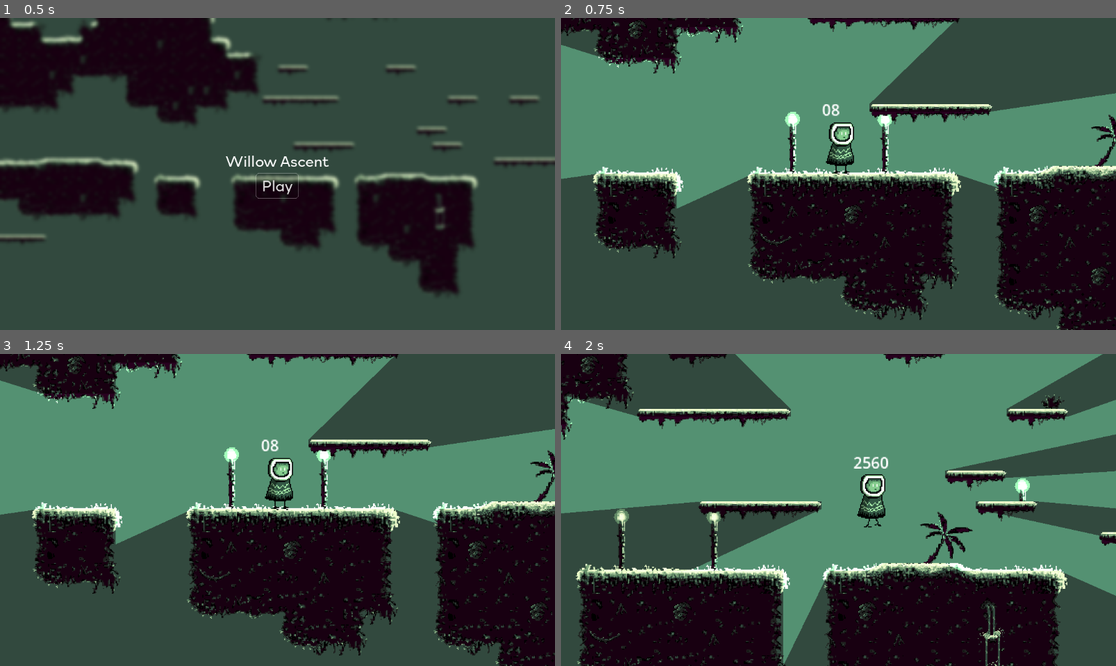
Above: before the commit, frames 1-4 (two rows, left to right).
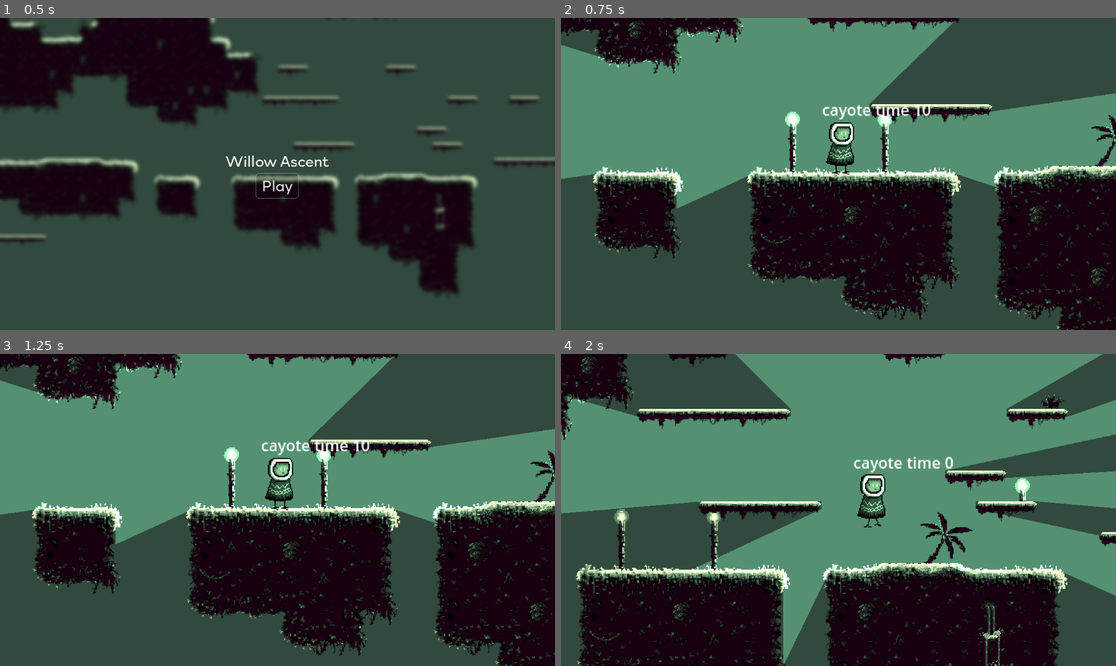
Above: after the commit, the same moments.

Repository: TyAltern/willow-ascent
Game: Godot game, scene res://scenes/Home_screen.tscn
Same seed, same stepped clock (60 frames per second), same inputs: the game is played once before the commit and once after it.
Inputs:
- Up to frame 1 (0.5 s): no input
- Up to frame 2 (0.75 s): click "Play" at 0.5 s
- Up to frame 3 (1.25 s): no input
- Up to frame 4 (2 s): tap Enter at 1.25 s; hold Right (move_right) from 1.28 s (still down); hold Space (jump) from 1.28 s (still down)

Frame 1 is identical in both runs. In frame 2, 0.4% of the frame differs, in the area x 47-67%, y 27-33%; in frame 3, 0.4%; in frame 4, 0.4%, in the area x 52-71%, y 32-39%.

Commit message:
cayote time jump Cayote Time Jump added. Can be modify wia an export variable. Fix a small issue with one way platforms

Diff:
--- a/ressources/scripts/player_movements.gd
+++ b/ressources/scripts/player_movements.gd
@@ -3,20 +3,29 @@
 
 @export var speed = 300.0
 @export var jump_velocity = -400.0
+@export var cayote_time_max = 10
+@onready var cayote_time = cayote_time_max
+
 
 func _process(delta: float) -> void:
-	$Label.text = str(get_meta("checkpoint_coordinates").x) + str(get_meta("checkpoint_coordinates").y)
+	#$Label.text = str(get_meta("checkpoint_coordinates").x) + str(get_meta("checkpoint_coordinates").y)
+	$Label.text = "cayote time " + str(cayote_time)
 
 func _physics_process(delta: float) -> void:
 	# Add the gravity.
 	if not is_on_floor():
 		velocity += get_gravity() * delta
+		cayote_time -= 1 if cayote_time >0 else 0
+	else:
+		cayote_time = cayote_time_max
 
 	# Handle jump.
-	if Input.is_action_pressed("move_down") and Input.is_action_just_pressed("jump") and is_on_floor():
+	if Input.is_action_pressed("move_down") and Input.is_action_pressed("jump") and is_on_floor():
 		position.y += 1
-	elif Input.is_action_pressed("jump") and is_on_floor():
+	elif (Input.is_action_pressed("jump") and is_on_floor()) or (Input.is_action_pressed("jump") and cayote_time > 0):
 		velocity.y = jump_velocity
+		cayote_time = 0
+
 
 	# Get the input direction and handle the movement/deceleration.
 	# As good practice, you should replace UI actions with custom gameplay actaions.
